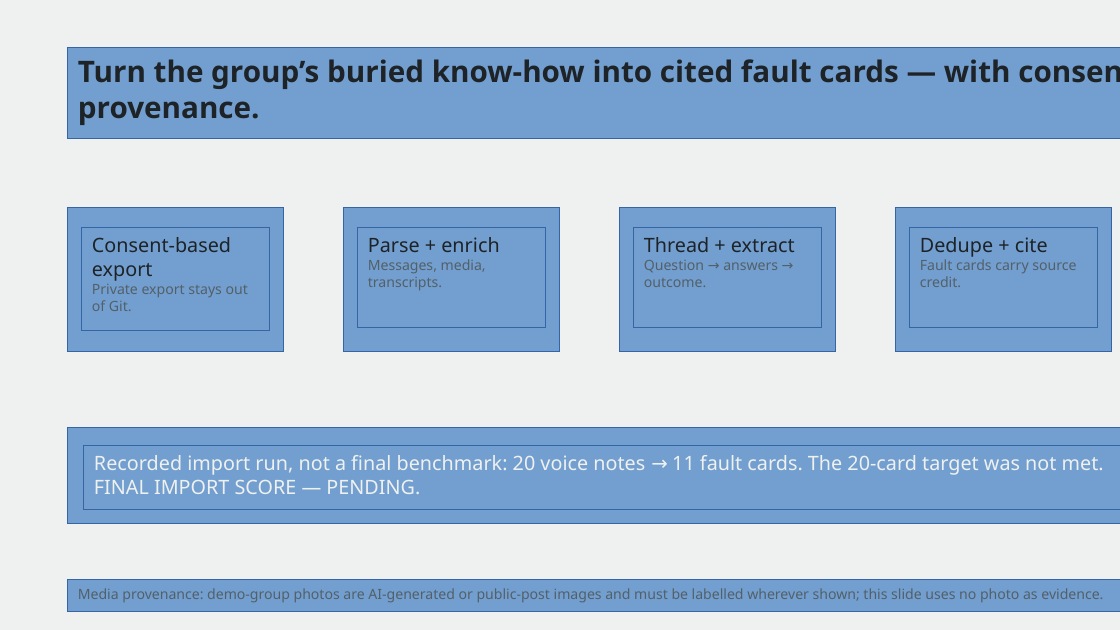
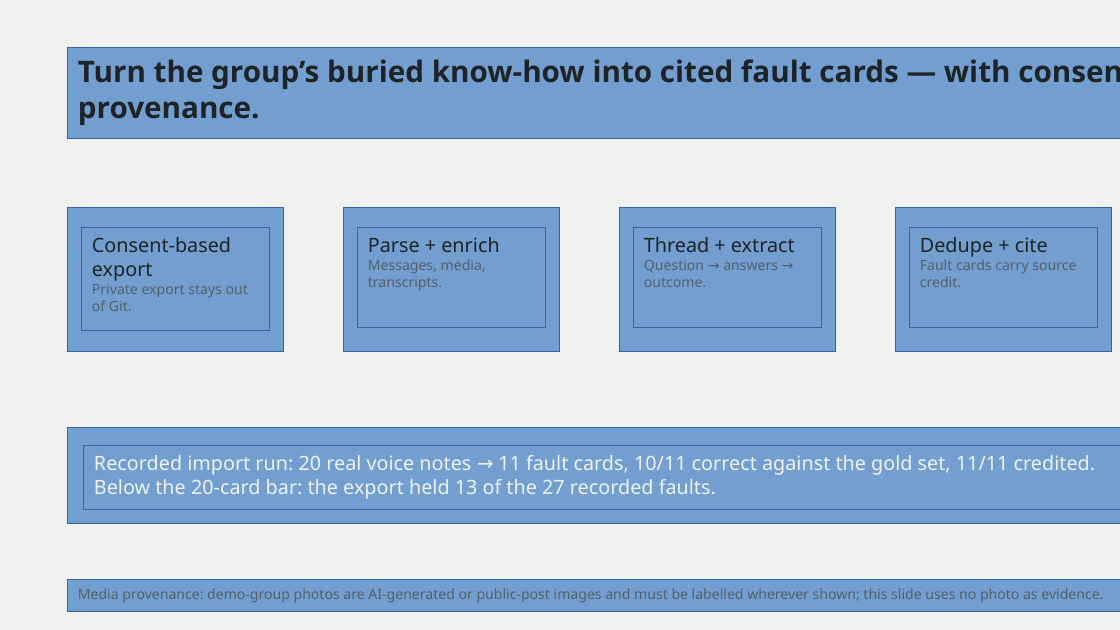
Before and after one commit to KaustubhUp025/ustaad, a slide deck: slide 6 of docs/ustaad-deck-skeleton.odp. Drawn at 1120x630 pixels with LibreOffice and Linux fonts; fonts in the diff are those of the drawing. Boxes give left, top, right and bottom in pixels: in the first picture for what was removed or moved away, otherwise in the second. Text is boxed around its words. In the diff, an @@ line names an element or a change of style, - is before the commit and + after.

```diff
--- a/docs/ustaad-deck-skeleton.odp
+++ b/docs/ustaad-deck-skeleton.odp
@@ text in rectangle at [94,455,1095,499]: text changed @@
-Recorded import run, not a final benchmark: 20 voice notes → 11 fault cards. The 20-card target was not met. FINAL IMPORT SCORE — PENDING.
+Recorded import run: 20 real voice notes → 11 fault cards, 10/11 correct against the gold set, 11/11 credited. Below the 20-card bar: the export held 13 of the 27 recorded faults.
```
Also in this commit, not shown: 2 other slides changed, 6 other files.
